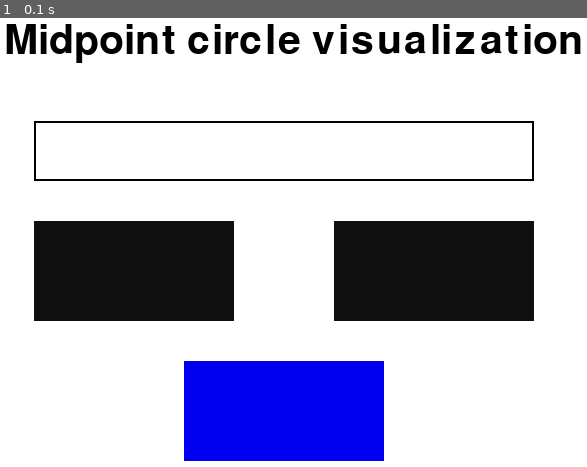
Above: before the commit, frame 1.
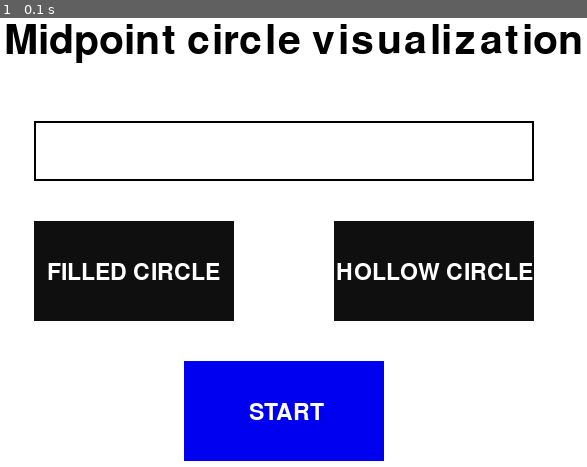
Above: after the commit, the same moment.

Repository: funyard/Circle-Visualization-in-Pygame
Game: pygame game, started from main.py
The game is run twice, just before and just after one commit, with the same random seed, the same clock (stepped at 60 frames per second) and the same inputs.
Inputs:
- Up to frame 1 (0.1 s): no input

The runs differ from the first frame. In frame 1, 1.5% of the frame differs, in the area x 8-91%, y 54-90%.

Commit message:
Made a whacky but semi - functioning main menu

Diff:
--- /dev/null
+++ b/classes.py
@@ -0,0 +1,42 @@
+import pygame
+import string
+
+
+class InputBox:
+    def __init__(self, surface, x, y, width, height, color):
+        self.x = x
+        self.y = y
+        self.width = width
+        self.height = height
+        self.box = pygame.Rect(self.x, self.y, self.width, self.height)
+        self.surface = surface
+        self.color = color
+        self.string_of_keys = ""
+        self.font = pygame.font.Font(None, 50)
+
+    def draw(self):
+        pygame.draw.rect(self.surface, self.color, self.box, 2)
+
+    def update(self, key):
+        if key in string.digits:
+            self.string_of_keys += key
+
+        self.surface.blit(
+            self.font.render(self.string_of_keys, False, (0, 0, 0)),
+            (self.x + 10, self.y + 15),
+        )
+        pygame.display.update()
+
+    def clear(self, clear_string=True):
+        self.surface.blit(
+            self.font.render(self.string_of_keys, False, (255, 255, 255)),
+            (self.x + 10, self.y + 15),
+        )
+        if clear_string:
+            self.string_of_keys = ""
+        pygame.display.update()
+
+    def clear_char(self):
+        self.clear(clear_string=False)
+        self.string_of_keys = self.string_of_keys[:-1]
+        self.update(self.string_of_keys)
--- a/main.py
+++ b/main.py
@@ -1,9 +1,11 @@
 #!/usr/bin/pypy3
 
+from textwrap import fill
 import pygame
 import sys
 import utils
 import string
+import classes
 
 
 def main() -> None:
@@ -16,7 +18,8 @@
     WHITE = (255, 255, 255)
     BLUE = (0, 0, 240)
     GRAY = (15, 15, 15)
-    FONT = pygame.font.Font(None, 60)
+    TITLE_FONT = pygame.font.Font(None, 60)
+    BUTTON_FONT = pygame.font.Font(None, 34)
 
     # Initialise screen
 
@@ -31,16 +34,24 @@
     start_button = pygame.Rect(400 - 200 / 2, 440, 200, 100)
     filled_circle_button = pygame.Rect(150, 300, 200, 100)
     hollow_circle_button = pygame.Rect(450, 300, 200, 100)
-    radius_input_field_rect = InputBox(screen, 150, 200, 500, 60, BLACK)
-    text_surface = FONT.render("Midpoint circle visualization", True, BLACK)
+    radius_input_field_rect = classes.InputBox(screen, 150, 200, 500, 60, BLACK)
+
+    title_text = TITLE_FONT.render("Midpoint circle visualization", True, BLACK)
+    start_button_text = BUTTON_FONT.render("START", True, WHITE)
+    filled_button_text = BUTTON_FONT.render("FILLED CIRCLE", True, WHITE)
+    hollow_button_text = BUTTON_FONT.render("HOLLOW CIRCLE", True, WHITE)
 
     # Blit everything to the screen
     screen.blit(background, (0, 0))
-    screen.blit(text_surface, (120, 100))
 
     pygame.draw.rect(screen, BLUE, start_button)
     pygame.draw.rect(screen, GRAY, filled_circle_button)
     pygame.draw.rect(screen, GRAY, hollow_circle_button)
+
+    screen.blit(title_text, (120, 100))
+    screen.blit(start_button_text, ((400 - 200 / 2) + 65, 440 + 40))
+    screen.blit(hollow_button_text, (450 + 2, 300 + 40))
+    screen.blit(filled_button_text, (150 + 13, 300 + 40))
     radius_input_field_rect.draw()
 
     # Creates lists with coordinates for each circle
@@ -56,16 +67,48 @@
 
             if event.type == pygame.MOUSEBUTTONDOWN:
                 mouse_coords = pygame.mouse.get_pos()
-                # if mouse_coords[1] < 300:
-                #     for el in list_of_rect_coords:
-                #         pygame.draw.rect(
-                #             screen, BLACK, pygame.Rect(int(el[0]), int(el[1]), 2, 2)
-                #         )
-                # else:
-                #     for el in list_of_filled_rect_coords:
-                #         pygame.draw.rect(
-                #             screen, BLACK, pygame.Rect(int(el[0]), int(el[1]), 1, 1)
-                #         )
+
+                # Over start button
+                if utils.is_over(start_button, (mouse_coords[0], mouse_coords[1])):
+                    try:
+                        if filled == None:
+                            filled = True
+                        radius = radius_input_field_rect.string_of_keys
+                        if int(radius) != type(int):
+                            radius = 200
+
+                        screen.blit(background, (0, 0))
+                        if filled:
+                            list_of_filled_rect_coords = utils.fill_circle(
+                                WIDTH, HEIGHT, int(radius)
+                            )
+                            for el in list_of_filled_rect_coords:
+                                pygame.draw.rect(
+                                    screen, BLACK, pygame.Rect(el[0], el[1], 1, 1)
+                                )
+                        if not filled:
+                            list_of_rect_coords = utils.midpoint_circle_draw(
+                                WIDTH, HEIGHT, int(radius)
+                            )
+                            for el in list_of_rect_coords:
+                                pygame.draw.rect(
+                                    screen, BLACK, pygame.Rect(el[0], el[1], 2, 2)
+                                )
+                    except Exception as e:
+                        print(e)
+
+                # Over filled circle button
+                if utils.is_over(
+                    filled_circle_button, (mouse_coords[0], mouse_coords[1])
+                ):
+                    filled = True
+
+                # Over hollow circle button
+                if utils.is_over(
+                    hollow_circle_button, (mouse_coords[0], mouse_coords[1])
+                ):
+                    filled = False
+
             if event.type == pygame.KEYDOWN:
 
                 if event.key == pygame.K_RETURN:
@@ -73,7 +116,9 @@
                     radius_input_field_rect.clear()
 
                 if event.key == pygame.K_BACKSPACE:
+                    print(radius_input_field_rect.string_of_keys)
                     radius_input_field_rect.clear_char()
+                    print(radius_input_field_rect.string_of_keys)
 
                 if event.unicode in string.digits:
                     radius_input_field_rect.update(event.unicode)
@@ -90,45 +135,5 @@
         pygame.display.update()
 
 
-class InputBox:
-    def __init__(self, surface, x, y, width, height, color):
-        self.x = x
-        self.y = y
-        self.width = width
-        self.height = height
-        self.box = pygame.Rect(self.x, self.y, self.width, self.height)
-        self.surface = surface
-        self.color = color
-        self.string_of_keys = ""
-        self.font = pygame.font.Font(None, 50)
-
-    def draw(self):
-        pygame.draw.rect(self.surface, self.color, self.box, 2)
-
-    def update(self, key):
-        if key in string.digits:
-            self.string_of_keys += key
-
-        self.surface.blit(
-            self.font.render(self.string_of_keys, False, (0, 0, 0)),
-            (self.x + 10, self.y + 15),
-        )
-        pygame.display.update()
-
-    def clear(self, clear_string=True):
-        self.surface.blit(
-            self.font.render(self.string_of_keys, False, (255, 255, 255)),
-            (self.x + 10, self.y + 15),
-        )
-        if clear_string:
-            self.string_of_keys = ""
-        pygame.display.update()
-
-    def clear_char(self):
-        self.clear(clear_string=False)
-        self.string_of_keys = self.string_of_keys[:-1]
-        self.update(self.string_of_keys)
-
-
 if __name__ == "__main__":
     main()
--- a/utils.py
+++ b/utils.py
@@ -34,3 +34,12 @@
                 list_of_coords.append([x, y])
 
     return list_of_coords
+
+
+def is_over(rect, pos):
+    """
+    function takes a tuple of (x, y) coords and a pygame.Rect object
+    returns True if the given rect overlaps the given coords
+    else it returns False
+    """
+    return True if rect.collidepoint(pos[0], pos[1]) else False
